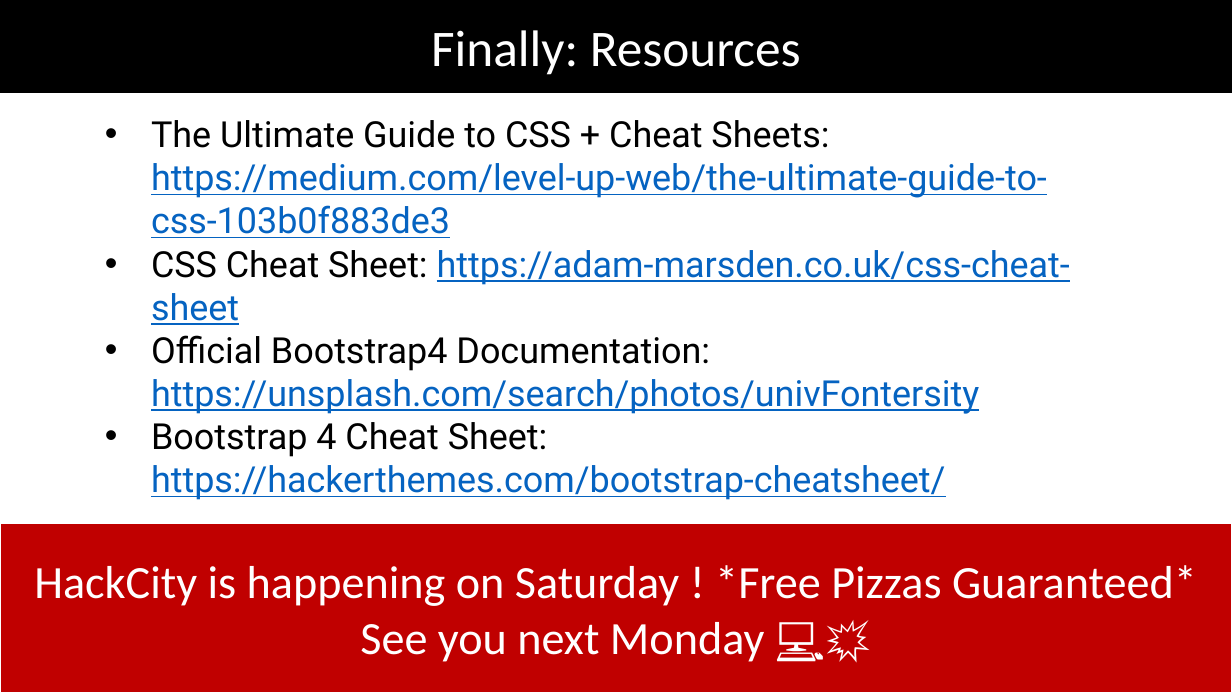
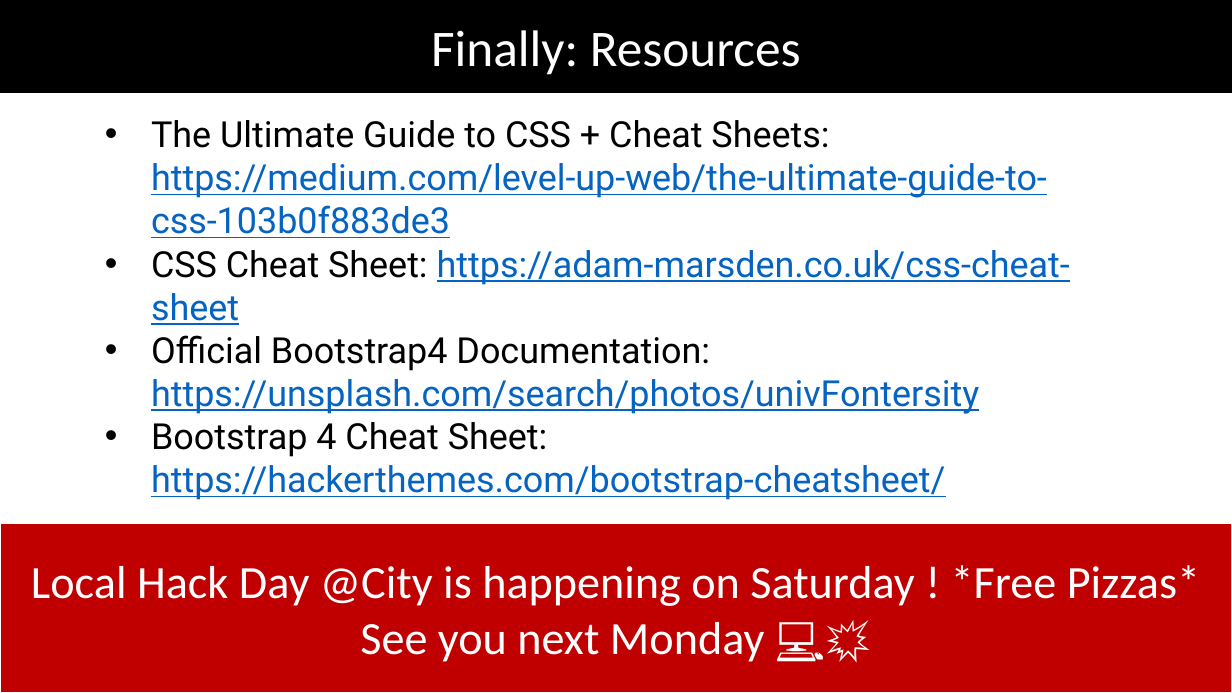
Before and after one commit to eydandash/CityTechSoc-WebDev-101, a slide deck: slide 6 of Session 3/Pres3.pptx. Drawn at 1232x693 pixels with LibreOffice and Linux fonts; fonts in the diff are those of the drawing. Boxes give left, top, right and bottom in pixels: in the first picture for what was removed or moved away, otherwise in the second. Text is boxed around its words. In the diff, an @@ line names an element or a change of style, - is before the commit and + after.

Commit message:
Changed PPt

```diff
--- a/Session 3/Pres3.pptx
+++ b/Session 3/Pres3.pptx
@@ text in rectangle at <box>31,565,1200,606</box>: text changed @@
-HackCity is happening on Saturday ! *Free Pizzas Guaranteed*
+Local Hack Day @City is happening on Saturday ! *Free Pizzas*
```
Also in this commit, not shown: 1 other slide changed, 2 other files.
